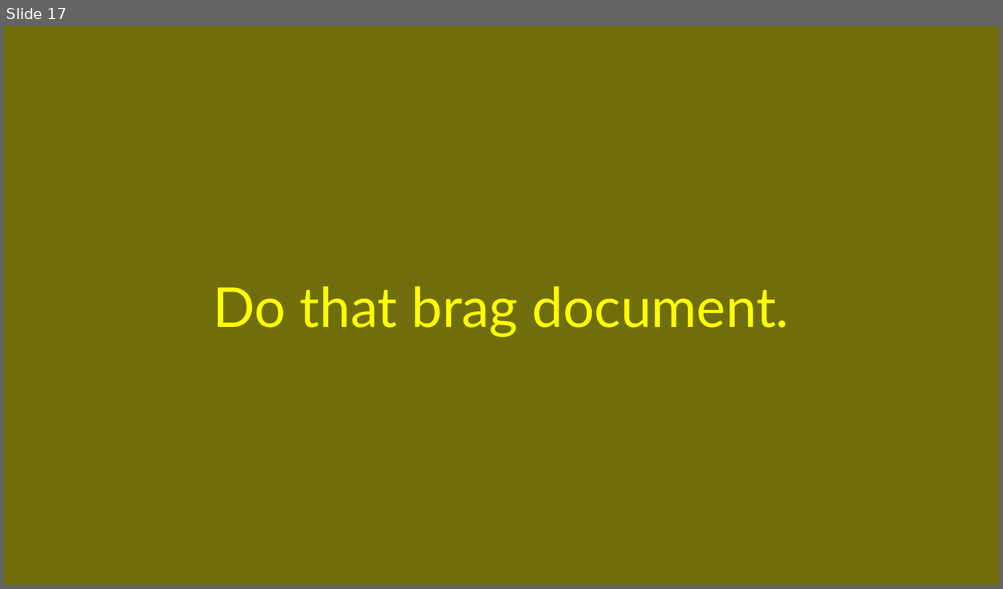
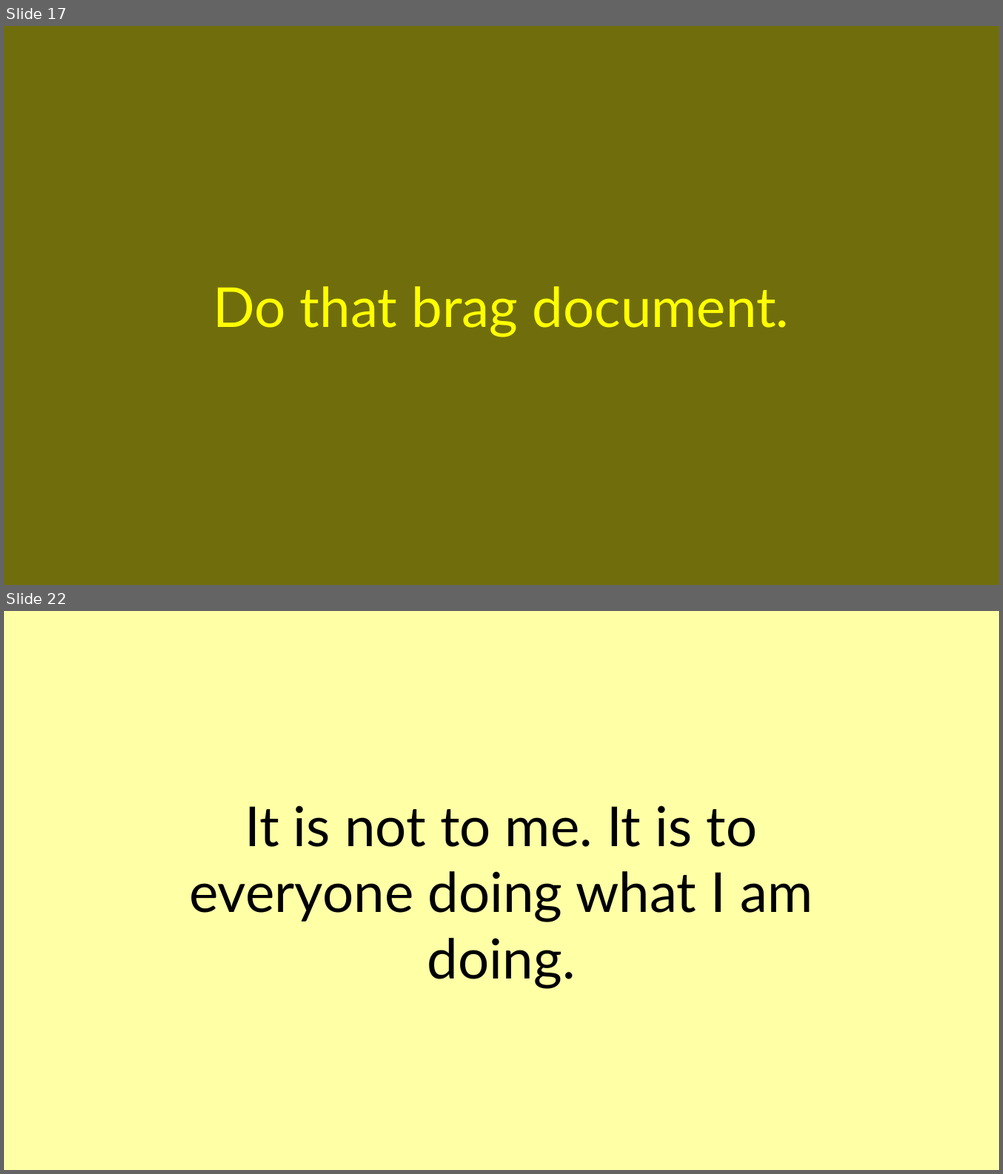
Before and after one commit to ex033067/configs, a slide deck: linux/auto-wallpapers/auto-wallpapers.odp. Shown one above the other, each under a label of ours: slide 17 before the commit, slides 17 and 22 after it; the slides between them are not shown. The pictures are 1003x589 and 1003x1174 pixels, drawn with LibreOffice and Linux fonts; fonts in the diff are those of the drawing. Boxes give left, top, right and bottom in pixels: in the first picture for what was removed or moved away, otherwise in the second. Text is boxed around its words. In the diff, an @@ line names an element or a change of style, - is before the commit and + after.

```diff
--- a/linux/auto-wallpapers/auto-wallpapers.odp
+++ b/linux/auto-wallpapers/auto-wallpapers.odp
@@ slide 22 added at (x1=4, y1=611, x2=999, y2=1170), background #FFFFA6 @@
@@ text added at (x1=189, y1=806, x2=812, y2=989), 44 pt, text #000000 @@
+It is not to me. It is to everyone doing what I am doing.
```
Also in this commit, not shown: 4 other slides added.
